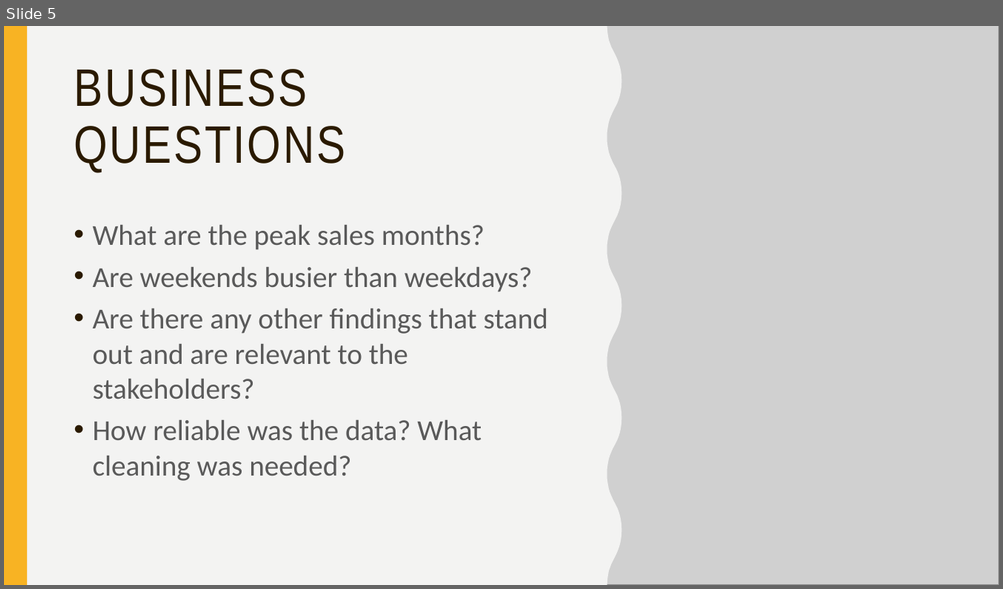
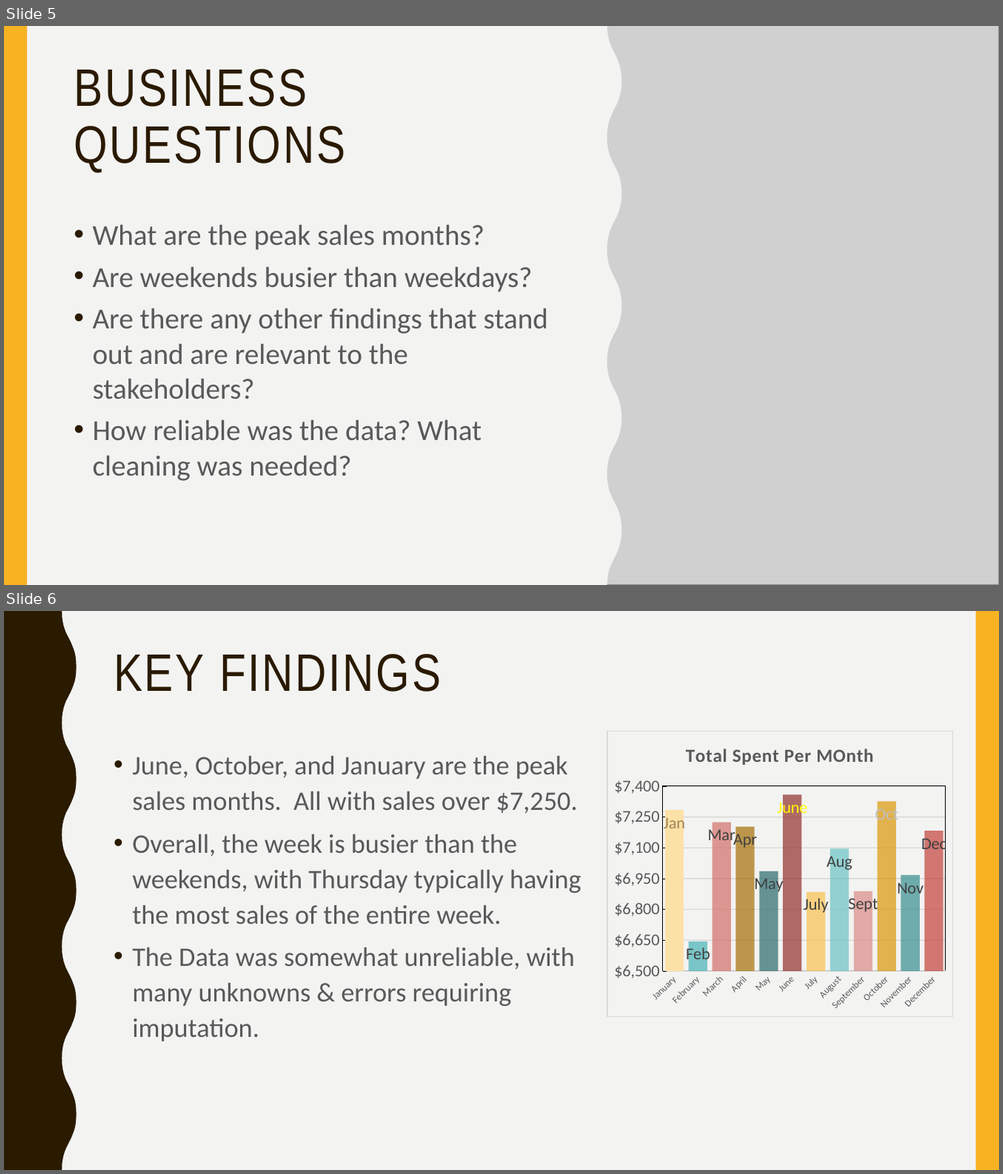
Before and after one commit to ro-the-creator/M1-Project--Cafe-Sales, a slide deck: Slides/m1-presentation.pptx. Shown one above the other, each under a label of ours: slide 5 before the commit, slides 5 and 6 after it. The pictures are 1003x589 and 1003x1174 pixels, drawn with LibreOffice and Linux fonts; fonts in the diff are those of the drawing; grey boxes stand for pictures. Boxes give left, top, right and bottom in pixels: in the first picture for what was removed or moved away, otherwise in the second. Text is boxed around its words. In the diff, an @@ line names an element or a change of style, - is before the commit and + after.

```diff
--- a/Slides/m1-presentation.pptx
+++ b/Slides/m1-presentation.pptx
@@ slide 6 added at (4,611,999,1170), background #F3F3F2; not listed: 2 template elements that a slide beside it also shows @@
@@ title added at (114,654,441,692), 51 pt, text #2A1A00 @@
+KEY FINDINGS
@@ column stacked chart added at (607,730,953,1017) @@
+title "Total Spent Per MOnth "
+categories: January, February, March, April, May, June, July, August, September, October, November, December
+Series 1: 7284, 6644, 7225, 7203, 6986, 7359, 6885, 7096, 6889, 7326, 6967, 7183
@@ text added at (132,756,581,1042), 25.9 pt, text #595959 @@
+• June, October, and January are the peak sales months. All with sales over $7,250.
+• Overall, the week is busier than the weekends, with Thursday typically having the most sales of the entire week.
+• The Data was somewhat unreliable, with many unknowns & errors requiring imputation.
```
Also in this commit, not shown: 3 slides changed, 1 other slide added, 4 slides removed.
